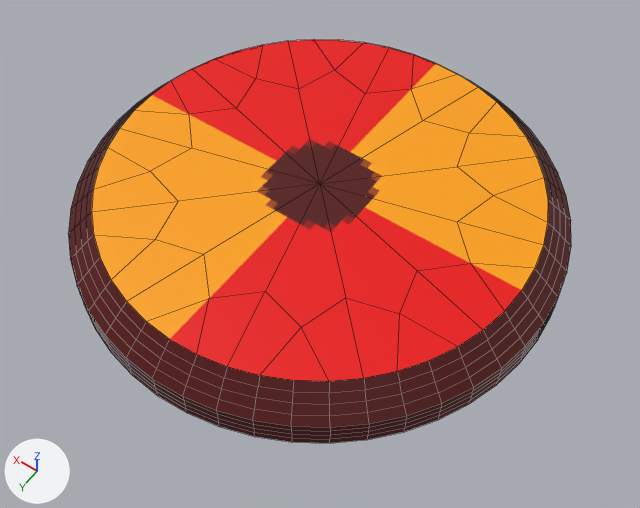
The Blender file Assets/_Game/Content/Level Features/Checkpoint/Bld_Checkpoint.blend: old version first, new version second.
Rendered twice from a camera (50 mm lens) standing at (-1.32, 1.84, 2.57) and looking at (-0.09, 0.13, -0.13). The lights are fixed; the arrows at lower left show +X, +Y and +Z. The picture after the commit comes second. Mesh edges are drawn as thin lines. Objects named as collision shapes, trigger or cutter boxes, shadow casters or lower levels of detail are left out.

Objects in the first picture: 'Checkpoint_LOD0'.
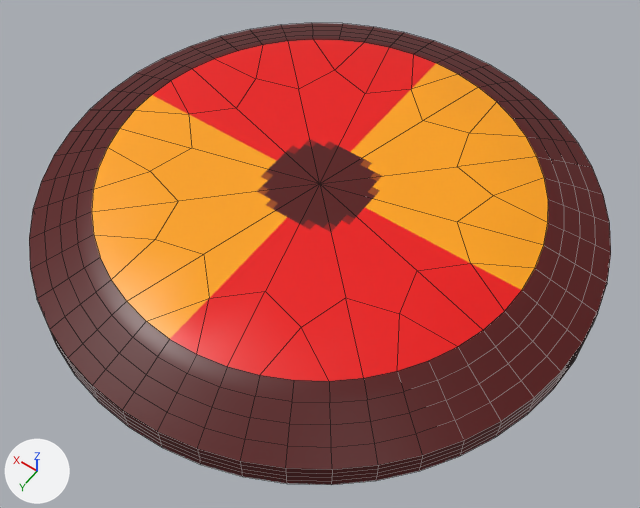
Pixel boxes [x1, y1, x2, y2] of what changed, in the pictures (640 x 508 px; the box of a moved part takes in the faces that stretch with it):
'Checkpoint_LOD0', reshaped, shading changed (16% wider, 14% taller): before [68, 39, 571, 443]; after [29, 23, 611, 485]
part 1 of me_checkpoint_002, moved or reshaped: before [68, 77, 571, 443]; after [29, 23, 611, 485]
part 2 of me_checkpoint_002, shading changed: before [68, 39, 571, 443]; after [29, 23, 611, 485]

The change, as a list of edits to the scene's bpy script:
```text
Change me_checkpoint_002:
    used by ob_checkpoint_lod0; location = (0.0, 0.0, 0.0)
    remove me_checkpoint_002.from_pydata(...)  # 36 vertices, 25 faces; spans x -1.0..1.0, y -1.0..1.0, z -0.12..0.11
    add me_checkpoint_002.from_pydata(...)  # 36 vertices, 25 faces; spans x -1.15..1.15, y -1.15..1.15, z -0.12..0.11
    me_checkpoint_002 part 1: all 24 vertices in x -1.0..1.0, y -1.0..1.0, z -0.12..0.0 are scaled about their middle by (1.15, 1.15, 1)
    me_checkpoint_002 part 2: edges marked sharp go from 27 to 16
```
